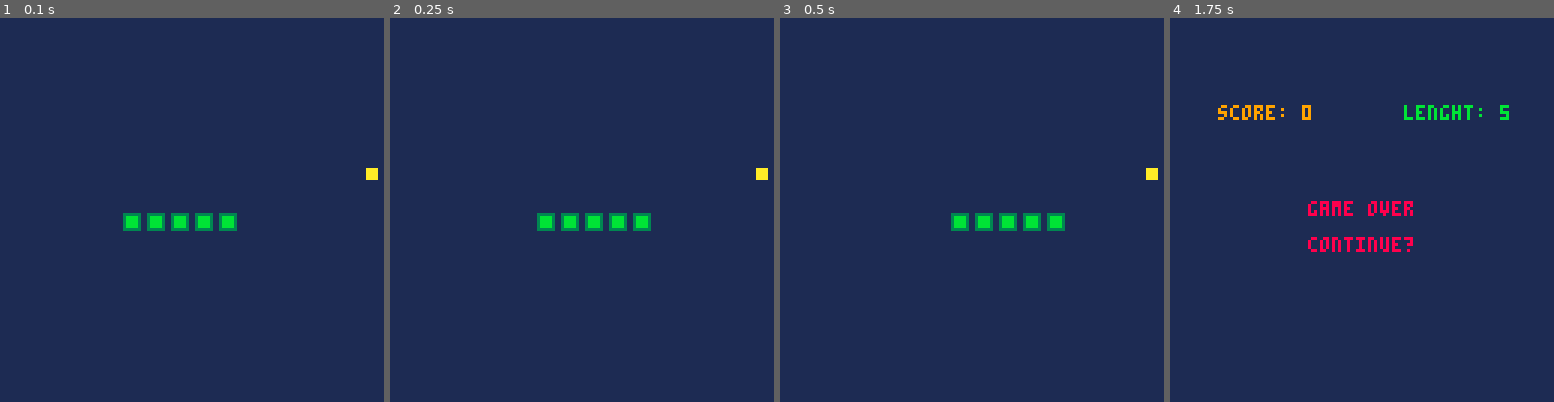
Above: before the commit, frames 1-4 (left to right).
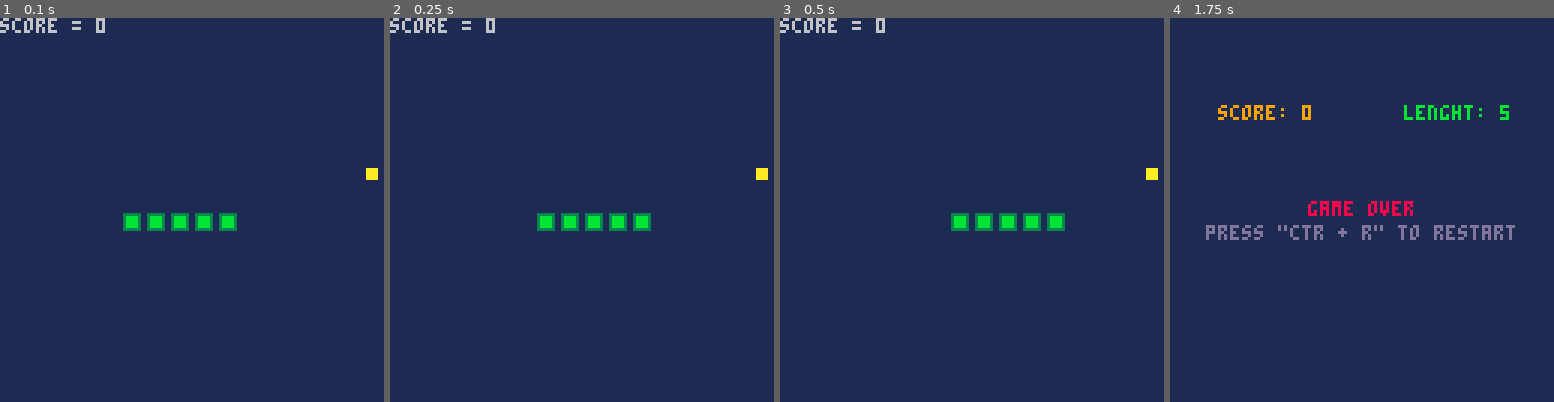
Above: after the commit, the same moments.

Repository: kakardo/Pico-8
Game: PICO-8 cartridge snake.p8
Two runs of this game, one before a commit and one after it. Both use one fixed random seed, a clock stepped at 60 frames per second and the inputs below.
Inputs:
- Up to frame 1 (0.1 s): no input
- Up to frame 2 (0.25 s): no input
- Up to frame 3 (0.5 s): tap X (X key) at 0.33 s
- Up to frame 4 (1.75 s): tap O (Z key) at 0.7, 1.7 s; tap X (X key) at 1.07 s; hold Right from 1.6 s (still down)

The runs differ from the first frame. In frame 1, 0.4% of the frame differs, in the area x 0-28%, y 0-4%; in frame 2, 0.4%; in frame 3, 0.4%; in frame 4, 1.6%, in the area x 9-90%, y 53-61%.

Commit message:
Added instructions on how to restart on game over screen

Diff:
--- a/main.lua
+++ b/main.lua
@@ -70,7 +70,6 @@
 function _update()
 	cls(1)
 
-	--print("SCORE = "..score)
 	game_state_checker()
 	check_button_push()
 
@@ -88,13 +87,14 @@
 
 function _draw()
 	if head.alive then
+		print("score = "..score)
 		draw_snake()
 		draw_fruit()
 	else
 		print_centered("score: "..score,32,32,9)
 		print_centered("lenght: "..body.segments+1,96,32,11)
 		print_centered("game over",64,64,8)
-		print("\ncontinue?")
+		print_centered("press \"ctr + r\" to restart",64,72,13)
 	end
 end
 
